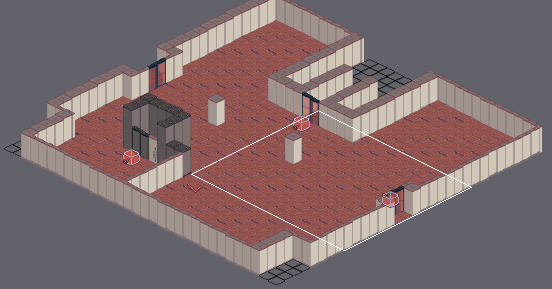
Two versions of a level (Tiled map (JSON), src/map/floor2-south.json). Above, an overview of the earlier version with the close-up marked.
Close-up. Before:
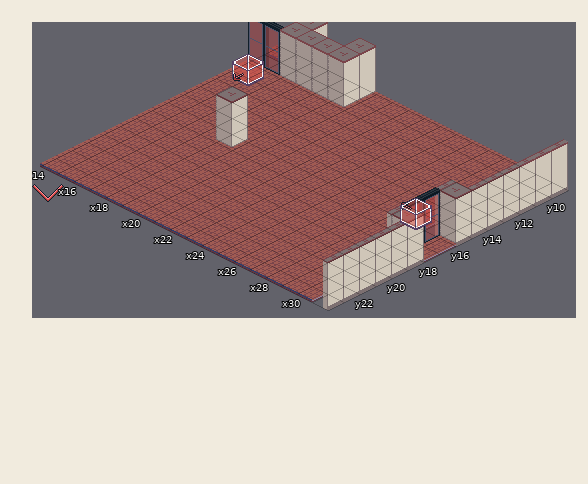
Cells are 32x16 px. Isometric: x runs down to the right, y down to the left. Shown: x 14..31, y 9..23. The commit also changed other parts of the map, which this record leaves out.
Once edited:
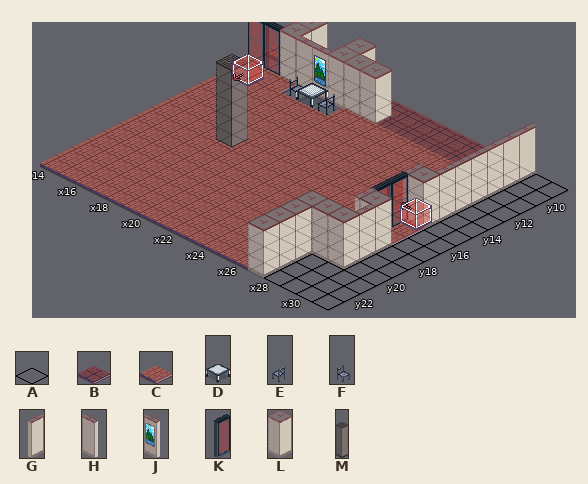
Key: from "floors": A 0, B 10, C 11; from "props": D 14, E 16, F 17; from "walls": G 0, H 1, J 10, K 13, L 15; from "walls128": M 1.
_ is an empty cell, . an unchanged one.
Change:
--- layer "Tiles"
@@ x 17..31 @@
- 9 ...CCCCCCCCCCCG
-10 LL.CCCCCCCCCCCG
-11 CCC.........CCG
-12 ............CCG
-13 ............CCG
-14 ............CCG
-15 ...........CCGL
-16 .L.........C.KC
-17 ...........C.KC
-18 ...........CCGL
-19 ............CCG
-20 ..........CCCCG
-21 ..........CCCCG
-22 ..........CCCCG
-23 ..........CCCCG
+ 9 ...BBBBBBBBBGAA
+10 HJ.LLBBBBBBBGAA
+11 FDE.........GAA
+12 ............GAA
+13 ............GAA
+14 ............GAA
+15 ...........GLAA
+16 .M.........K.AA
+17 ...........K.AA
+18 ...........GLAA
+19 ............GAA
+20 ..........LLLAA
+21 ..........LAAAA
+22 ..........LAAAA
+23 ..........LAAAA
